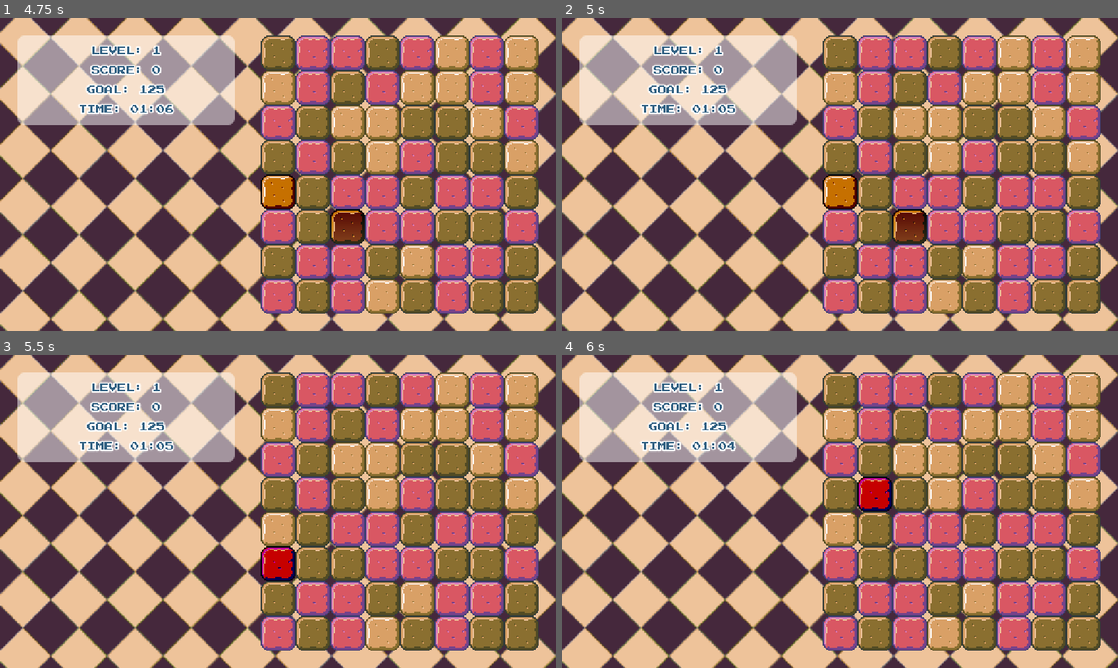
Above: before the commit, frames 1-4 (two rows, left to right).
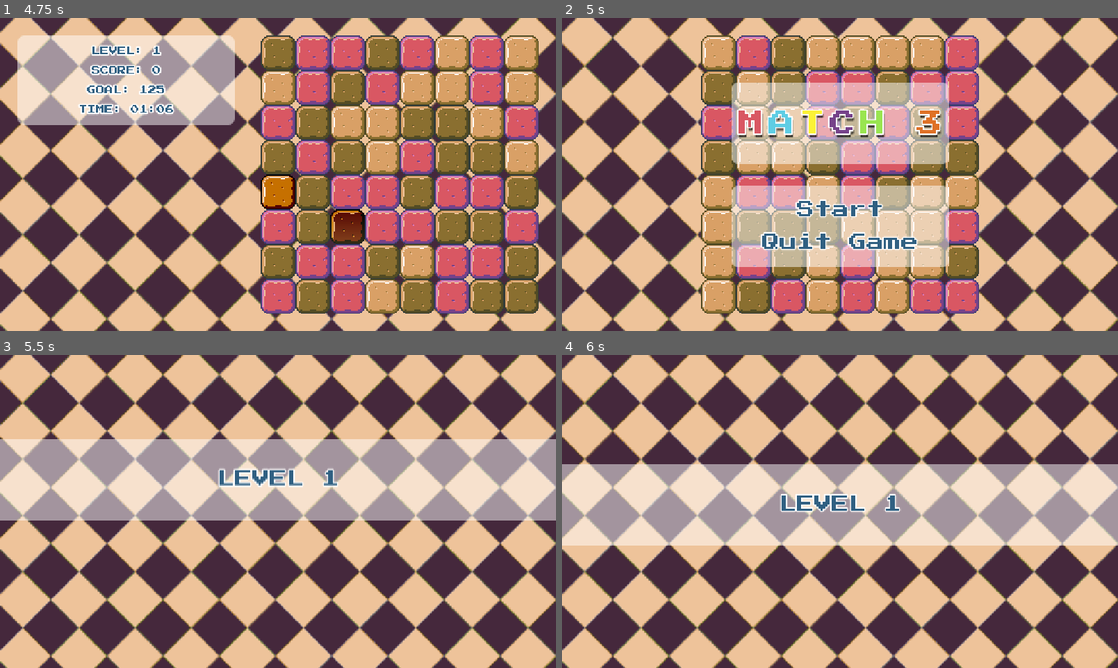
Above: after the commit, the same moments.

Repository: lazaromenezes/edx-games50
Game: Godot game, scene res://scenes/title_screen/title_screen.tscn
Same seed, same stepped clock (60 frames per second), same inputs: the game is played once before the commit and once after it.
Inputs (mouse positions are in pixels of both pictures, inside the frame that each line leads up to):
- Up to frame 1 (4.75 s): click "Start" at 0.5 s; move the mouse to (400, 158) at 1.27 s; press the mouse at (400, 158) at 1.28 s; move the mouse to (166, 190) at 2.02 s; release the mouse at (166, 190) at 2.03 s; click (166, 190) at 2.1 s; move the mouse to (278, 193) at 2.77 s; press the mouse at (278, 193) at 2.78 s; move the mouse to (311, 121) at 3.52 s; release the mouse at (311, 121) at 3.53 s; click (311, 121) at 3.6 s; move the mouse to (344, 227) at 4.27 s; press the mouse at (344, 227) at 4.28 s
- Up to frame 2 (5 s): tap Escape (ui_cancel) at 4.9 s
- Up to frame 3 (5.5 s): release the mouse at (344, 564) at 5 s; click (278, 545) at 5 s, where only the run after the commit has a clickable "Start"
- Up to frame 4 (6 s): move the mouse to (873, 492) at 5.77 s; click (873, 492) at 5.85 s

Frame 1 is identical in both runs. In frame 2, 64% of the frame differs, in the area x 3-97%, y 5-95%; in frame 3, 61%; in frame 4, 66%, in the area x 0-100%, y 5-95%.

Commit message:
Enable getting back to title

Diff:
--- a/match_three/scenes/game/game_board.gd
+++ b/match_three/scenes/game/game_board.gd
@@ -296,6 +296,10 @@
 func _is_shiny(play_tile: PlayTile) -> bool:
 	return play_tile.tile.shiny
 
+func _unhandled_input(event):
+	if event.is_action_pressed("ui_cancel"):
+		SceneManager.change_to(SceneManager.TITLE)
+
 class Match:
 	const MIN_MATCH = 3
 
